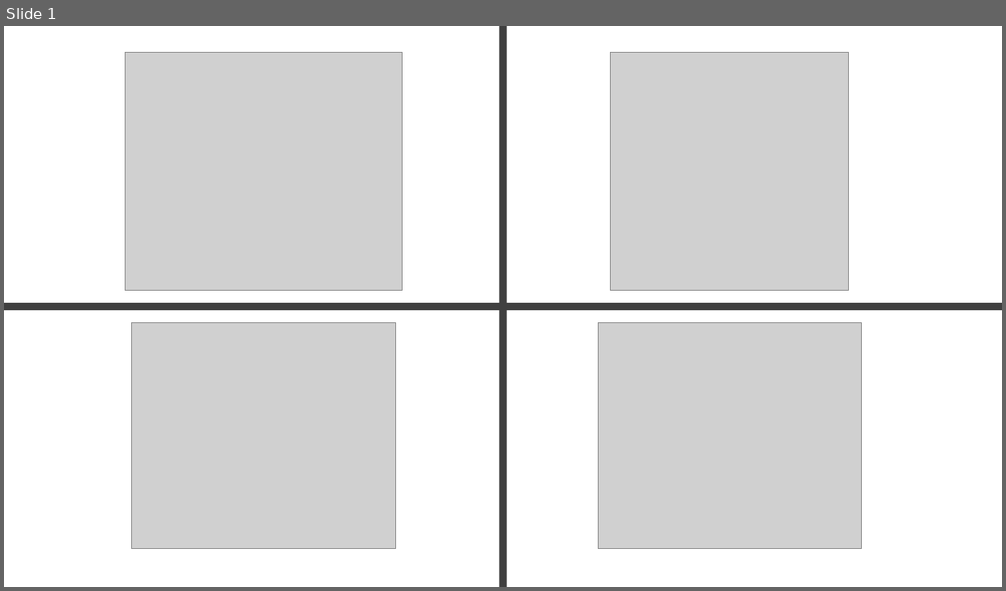
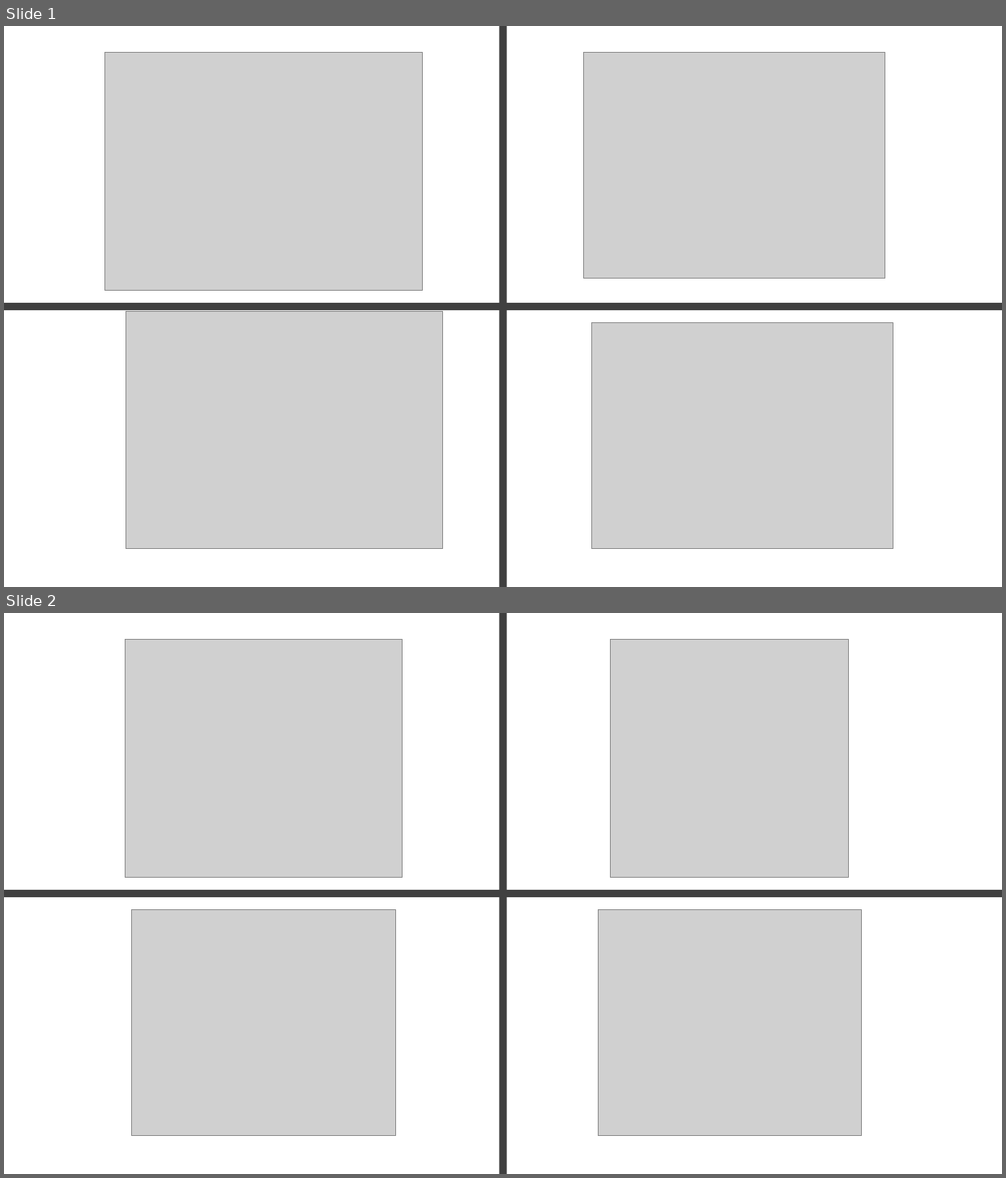
Before and after one commit to LielUziahu/Stylophora-pistillata-FPs, a slide deck: Output/Spats_plots.pptx. Shown one above the other, each under a label of ours: slide 1 before the commit, slides 1 and 2 after it. The pictures are 1006x591 and 1006x1178 pixels, drawn with LibreOffice and Linux fonts; fonts in the diff are those of the drawing; grey boxes stand for pictures. Boxes give left, top, right and bottom in pixels: in the first picture for what was removed or moved away, otherwise in the second. Text is boxed around its words. In the diff, an @@ line names an element or a change of style, - is before the commit and + after.

```diff
--- a/Output/Spats_plots.pptx
+++ b/Output/Spats_plots.pptx
@@ slide 1 added at (4,26,1002,587), background #FFFFFF @@
@@ rectangle added at (500,26,507,587), fill #404040 @@
@@ picture added at (105,52,423,290) @@
@@ picture added at (584,52,886,278) @@
@@ rectangle added at (4,303,505,310), fill #404040 @@
@@ picture added at (126,311,444,549) @@
@@ rectangle added at (501,303,1002,310), fill #404040 @@
@@ picture added at (592,323,893,549) @@
@@ what was slide 1 is now slide 2 @@
```
Also in this commit, not shown: 1 other slide added, 2 slides removed, 10 other files.
